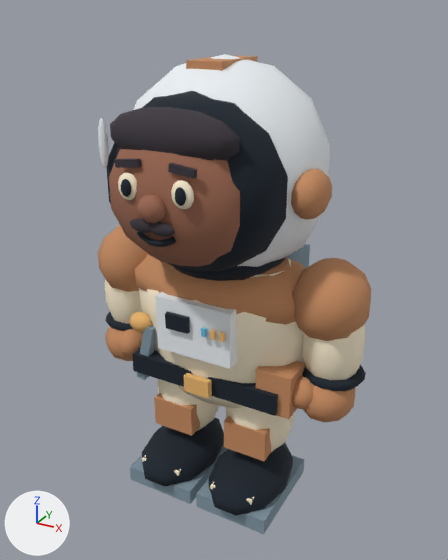
The glTF model public/assets/models/crew-sol.glb, before and after one commit.
Rendered twice from a 50 mm lens placed at (1.46, -2.67, 2.58), pointed at (0.03, -0.06, 1.28). The axes (+X, +Y, +Z) are drawn at lower left. The lights are the same throughout. The older version comes first. Where no turn or scale is listed for an object, it has been applied to the vertices. Vertices at exactly the same position are counted once.

Names of what the first picture shows: 'boot', 'boot.001', 'chest-panel', 'eye', 'eye-white', 'eye-white.001', 'eye.001', 'face', 'hairline', 'helmet-crown', 'helmet-shell', 'pressure-suit', 'shoulder-yoke', 'shoulder.001', 'sleeve.001', 'visor-gasket', 'waist-webbing' and 33 more.
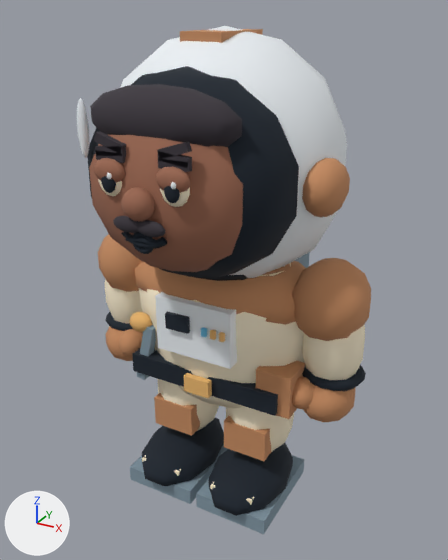
ob_head is not drawn itself; it is the parent of ob_helmet_shell, ob_visor_gasket, ob_face, ob_nose, ob_eye_white, ob_eye, ob_brow, ob_eye_white_001.

Edits to the bpy script that builds the scene:
```text
Change me_mesh_55:
    used by ob_helmet_crown; parent = ob_head; location = (0.0, -0.02, 0.53); scale = (0.18, 0.35, 0.045)
    remove me_mesh_55.from_pydata(...)  # 8 vertices, 12 faces; spans x -0.5..0.5, y -0.5..0.5, z -0.5..0.5
    remove me_mesh_55.materials.append(mat_material_1)  # orange #c68c61
    add me_mesh_55.from_pydata(...)  # 8 vertices, 12 faces; spans x -0.071..0.071, y -0.014..0.014, z -0.038..0.038
    me_mesh_55 part 1
    me_mesh_55.vertices[0].co: (0.5, -0.5, 0.5) -> (0.071, -0.014, -0.002)
    me_mesh_55.vertices[1].co: (0.5, 0.5, 0.5) -> (0.071, 0.014, -0.002)
    me_mesh_55.vertices[2].co: (0.5, -0.5, -0.5) -> (0.059, -0.014, -0.038)
    me_mesh_55.vertices[3].co: (0.5, 0.5, -0.5) -> (0.059, 0.014, -0.038)
    me_mesh_55.vertices[4].co: (-0.5, 0.5, 0.5) -> (-0.059, 0.014, 0.038)
    me_mesh_55.vertices[5].co: (-0.5, -0.5, 0.5) -> (-0.059, -0.014, 0.038)
    me_mesh_55.vertices[6].co: (-0.5, 0.5, -0.5) -> (-0.071, 0.014, 0.002)
    me_mesh_55.vertices[7].co: (-0.5, -0.5, -0.5) -> (-0.071, -0.014, 0.002)
    add me_mesh_55.materials.append(mat_material_8)  # dark grey #39333b
Add me_mesh_56_1:
    me_mesh_56_1.from_pydata([(0.0587, -0.0137, 0.038), (0.0587, 0.0137, 0.038), (0.0712, -0.0137, 0.0024), (0.0712, 0.0137, 0.0024), (-0.0712, 0.0137, -0.0024), (-0.0712, -0.0137, -0.0024), (-0.0587, 0.0137, -0.038), (-0.0587, -0.0137, -0.038)], [], [(0, 2, 1), (2, 3, 1), (4, 6, 5), (6, 7, 5), (4, 5, 1), (5, 0, 1), (7, 6, 2), (6, 3, 2), (5, 7, 0), (7, 2, 0), (1, 3, 4), (3, 6, 4)])
    me_mesh_56_1.materials.append(mat_material_8)  # dark grey #39333b
Change ob_head:
    ob_head.location: (0.0, 0.0, 1.97) -> (0.0, 0.0, 2.02)
    ob_head.scale: (1.0, 1.0, 1.0) -> (1.14, 1.14, 1.14)
Change ob_eye_white:
    ob_eye_white.scale: (0.055, 0.025, 0.065) -> (0.062, 0.025, 0.072)
Change ob_eye:
    ob_eye.location: (-0.13, -0.63, 0.04) -> (-0.13, -0.63, 0.035)
    ob_eye.scale: (0.027, 0.015, 0.041) -> (0.032, 0.015, 0.046)
Change ob_eye_white_001:
    ob_eye_white_001.scale: (0.055, 0.025, 0.065) -> (0.062, 0.025, 0.072)
Change ob_eye_001:
    ob_eye_001.location: (0.14, -0.63, 0.04) -> (0.14, -0.63, 0.035)
    ob_eye_001.scale: (0.027, 0.015, 0.041) -> (0.032, 0.015, 0.046)
Add ob_mouth_001:
    ob_mouth_001 = bpy.data.objects.new('mouth.001', me_mesh_62)  # 36 vertices, 64 faces; spans x -0.085..0.085, y -0.728..-0.683, z -0.22..-0.176; in mat_material_3 (black #101d2a)
    ob_mouth_001.location = (0.0, 0.0, 1.899)
Add ob_eyelid_001:
    ob_eyelid_001 = bpy.data.objects.new('eyelid.001', me_mesh_61)  # 68 vertices, 120 faces; spans x -0.078..0.078, y -0.032..0.032, z -0.054..0.054; in mat_material_7 (brown #9d6952)
    ob_eyelid_001.location = (0.154, -0.701, 1.974)
Add ob_eyelid:
    ob_eyelid = bpy.data.objects.new('eyelid', me_mesh_61.copy())
    ob_eyelid.location = (-0.154, -0.701, 1.974)
Add ob_brow_005:
    ob_brow_005 = bpy.data.objects.new('brow.005', me_mesh_59_1)  # a box spanning x -0.0684..0.0684, y -0.0137..0.0137, z -0.0188..0.0188; in mat_material_8 (dark grey #39333b)
    ob_brow_005.location = (0.154, -0.684, 2.033)
Add ob_brow_004:
    ob_brow_004 = bpy.data.objects.new('brow.004', me_mesh_59_1.copy())
    ob_brow_004.location = (-0.154, -0.684, 2.033)
Add ob_mouth_o:
    ob_mouth_o = bpy.data.objects.new('mouth-o', me_mesh_57_1)  # 102 vertices, 160 faces; spans x -0.0559..0.0559, y -0.0152..0.0152, z -0.0525..0.0525; in mat_material_3 (black #101d2a)
    ob_mouth_o.location = (0.0, -0.707, 1.695)
Add ob_brow_003:
    ob_brow_003 = bpy.data.objects.new('brow.003', me_mesh_56_1)
    ob_brow_003.location = (0.154, -0.684, 2.086)
Add ob_brow_002:
    ob_brow_002 = bpy.data.objects.new('brow.002', me_mesh_55)
    ob_brow_002.location = (-0.154, -0.684, 2.086)
```

Boxes (x1, y1, x2, y2) around the edits, measured in the pictures (448 x 560 px; the box of a moved part takes in the faces that stretch with it):
'helmet-shell', moved, rescaled (15% wider, 18% taller)
    before: (133, 54, 330, 267)
    after: (120, 26, 347, 278)
'face', moved, rescaled (17% wider, 15% taller)
    before: (109, 148, 240, 267)
    after: (89, 135, 243, 272)
'visor-gasket', moved, rescaled (16% wider, 17% taller)
    before: (106, 91, 288, 272)
    after: (87, 66, 299, 278)
'hairline', moved, rescaled (18% wider, 19% taller)
    before: (110, 107, 239, 160)
    after: (90, 84, 242, 147)
'helmet-hinge.001', moved, rescaled (17% wider, 15% taller)
    before: (291, 169, 332, 220)
    after: (302, 158, 350, 217)
'helmet-crown', recoloured, reshaped, moved, rescaled (15% wider, 6% shorter)
    before: (186, 56, 258, 71)
    after: (180, 29, 263, 43)
'nose', moved, rescaled (17% wider, 17% taller)
    before: (137, 194, 166, 223)
    after: (121, 187, 155, 221)
'visor-highlight', moved, rescaled
    before: (98, 118, 109, 168)
    after: (77, 98, 89, 158)
'eyelid.001', added (brown)
    after: (156, 167, 190, 193)
'eyelid', added (brown)
    after: (94, 158, 125, 183)
'eye-white.001', moved, rescaled
    before: (171, 180, 194, 209)
    after: (160, 187, 190, 207)
'brow.001', moved, rescaled
    before: (168, 163, 197, 179)
    after: (158, 153, 192, 168)
'moustache.001', moved, rescaled (12% wider, 12% taller)
    before: (150, 222, 175, 237)
    after: (137, 220, 165, 237)
'moustache', moved, rescaled (17% wider, 12% taller)
    before: (130, 218, 152, 233)
    after: (113, 216, 139, 233)
'brow', moved, rescaled
    before: (114, 159, 141, 168)
    after: (95, 146, 126, 156)
'mouth', moved, rescaled (18% wider, 19% taller)
    before: (137, 232, 176, 247)
    after: (121, 231, 167, 249)
'eye-white', moved, rescaled
    before: (118, 172, 137, 200)
    after: (98, 179, 122, 196)
'brow.003', added
    after: (157, 141, 192, 159)
'eye', moved, rescaled
    before: (121, 179, 131, 197)
    after: (101, 176, 116, 193)
'eye.001', moved, rescaled
    before: (175, 187, 186, 206)
    after: (164, 186, 180, 203)
'brow.002', added
    after: (94, 131, 126, 153)
'brow.005', added
    after: (158, 159, 192, 172)
'mouth-o', added
    after: (132, 232, 153, 254)
'brow.004', added
    after: (95, 151, 126, 163)
'mouth.001', added
    after: (125, 235, 160, 248)
part 1 of me_mesh_55, moved or reshaped
    before: (186, 56, 258, 71)
    after: (94, 131, 126, 153)
